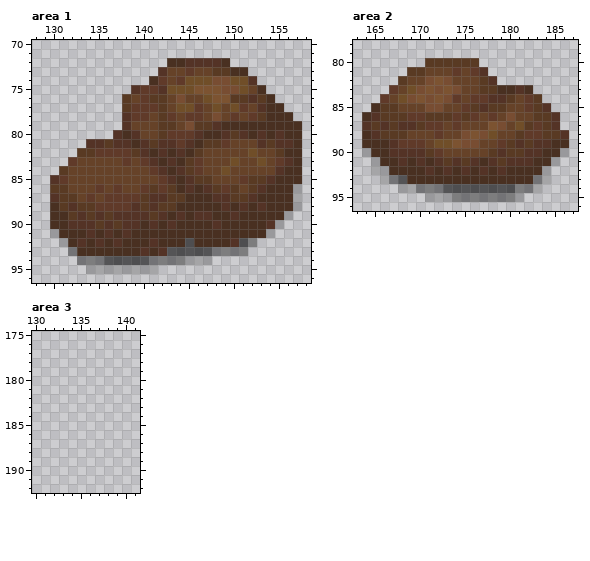
Pixel-art file, stored at src/concept/sprite/decor.aseprite. This is how it looked before the edit.
256x256 pixels, 1 frame. Colours within 5 levels of each other are drawn and written as one. Shown: area 1: x 128..158, y 70..96; area 2: x 163..187, y 78..96; area 3: x 130..141, y 175..192. The commit also changed other parts of the picture, which this record leaves out.
Once edited:
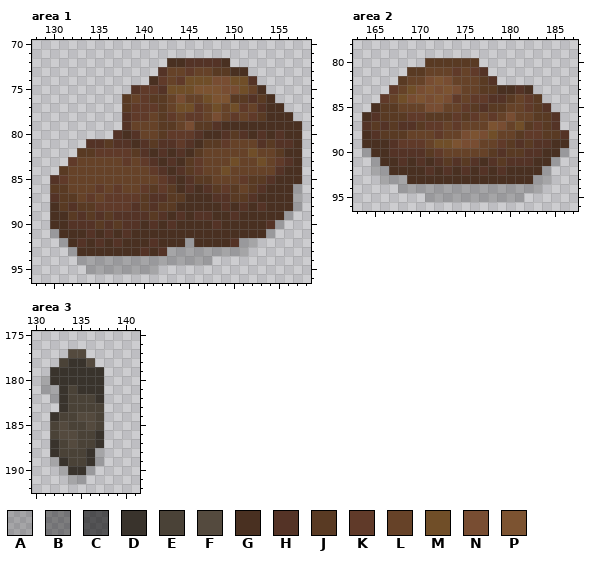
Palette (. is transparent): A #00000032  B #00000064  C #00000096  D #39332c  E #4a4237  F #544a3e  G #493021  H #543326  J #593a23  K #603a29  L #664228  M #704e28  N #784d32  P #7c5331
Edits made:
--- area 1, layer "Layer 1"
@@ x 128..158 @@
 91 ..AGGGHGHGHGGGGGGGGGGGGGGGA....
-92 ...AGHGHGHGGGHGGGCGGGGHCB......
-93 ....BGGGGGGGHGHCCCCCBBBB.......
-94 .....BBBCCCCCBBBBAAA...........
+92 ...AGHGHGHGGGHGGGAGGGGHAA......
+93 ....AGGGGGGGHGHAAAAAAAAA.......
+94 .....AAAAAAAAAAAAAAA...........
 95 ......AAAAAAAA.................
--- area 2, layer "Layer 1"
@@ x 163..187 @@
 92 ..AAGGGGHGHGHGHGHGGGGA...
-93 ...ABCGGGGGGGGGGGGGGBA...
-94 .....AABBBCCCCCCCCBBA....
-95 ........AAABBBBBBBA......
+93 ...AAAGGGGGGGGGGGGGGAA...
+94 .....AAAAAAAAAAAAAAAA....
+95 ........AAAAAAAAAAA......
 96 .........................
--- area 3, layer "Layer 1"
@@ x 130..141 @@
 176 ............
-177 ............
-178 ............
-179 ............
-180 ............
-181 ............
-182 ............
-183 ............
-184 ............
-185 ............
-186 ............
-187 ............
-188 ............
-189 ............
-190 ............
-191 ............
+177 ....FF......
+178 ...EDDF.....
+179 ..DDDDDD....
+180 .ADDDDDD....
+181 .AADEDDD....
+182 ..ADEEED....
+183 ...DEEEE....
+184 ..DEEFFE....
+185 ..EFEEFE....
+186 ..EFFEED....
+187 ..DEFEED....
+188 ..DEEEDA....
+189 ..ADEEDA....
+190 ...ADDA.....
+191 ....AA......
 192 ............
Where, in picture pixels (left, top, right, bottom), the same in both pictures:
changed: (68, 238, 257, 265)
changed: (389, 175, 542, 202)
added: (41, 349, 104, 484)
